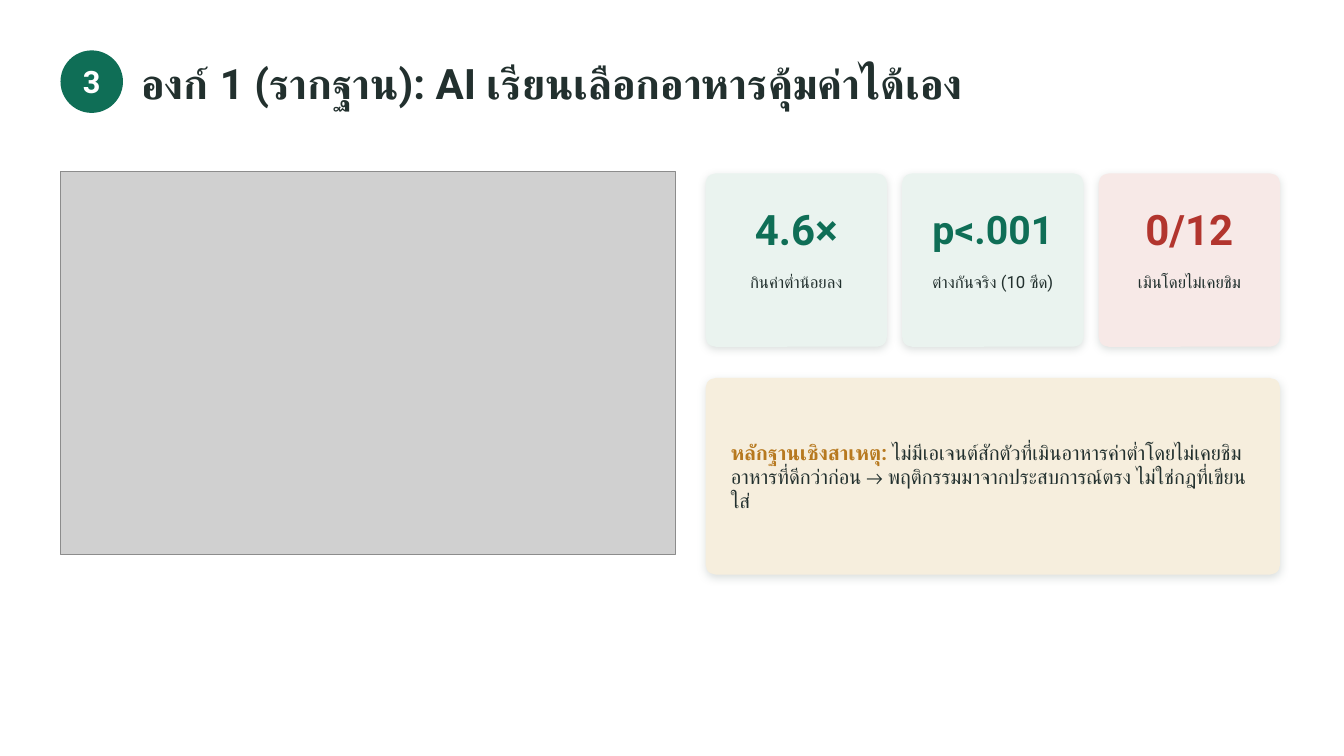
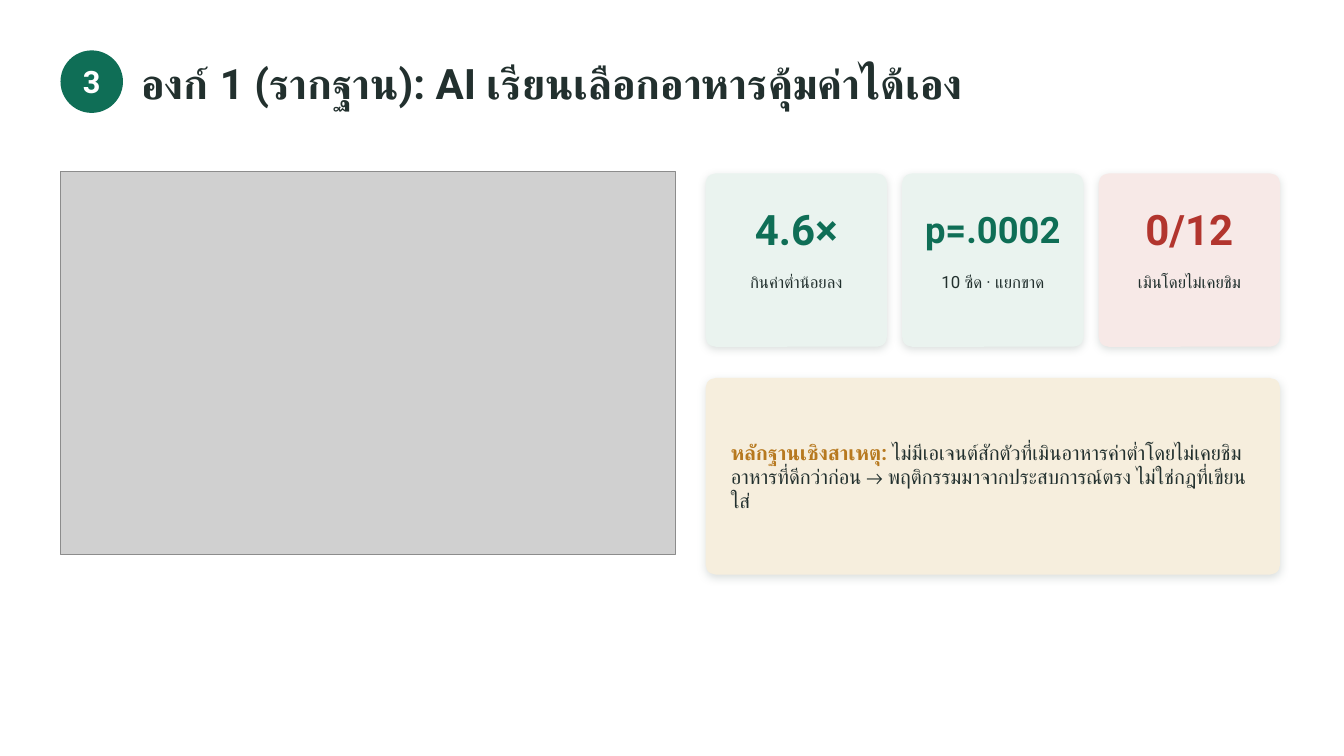
Before and after one commit to sstangkh73/artificial-evolution, a slide deck: slide 4 of reports/nsru_slides_2026-07-11.pptx. Drawn at 1344x756 pixels with LibreOffice and Linux fonts; fonts in the diff are those of the drawing; grey boxes stand for pictures. Boxes give left, top, right and bottom in pixels: in the first picture for what was removed or moved away, otherwise in the second. Text is boxed around its words. In the diff, an @@ line names an element or a change of style, - is before the commit and + after.

Commit message:
NSRU slides: refresh deck + tighten Act-1 stat to p=.0002 (complete separation, n=10/10)

```diff
--- a/reports/nsru_slides_2026-07-11.pptx
+++ b/reports/nsru_slides_2026-07-11.pptx
@@ text at [925,216,1060,251]: text changed; size 28 to 26 pt @@
-p<.001
+p=.0002
@@ text at [941,276,1044,288]: text changed @@
-ต่างกันจริง (10 ซีด)
+10 ซีด · แยกขาด
```
Also in this commit, not shown: 1 other file.
